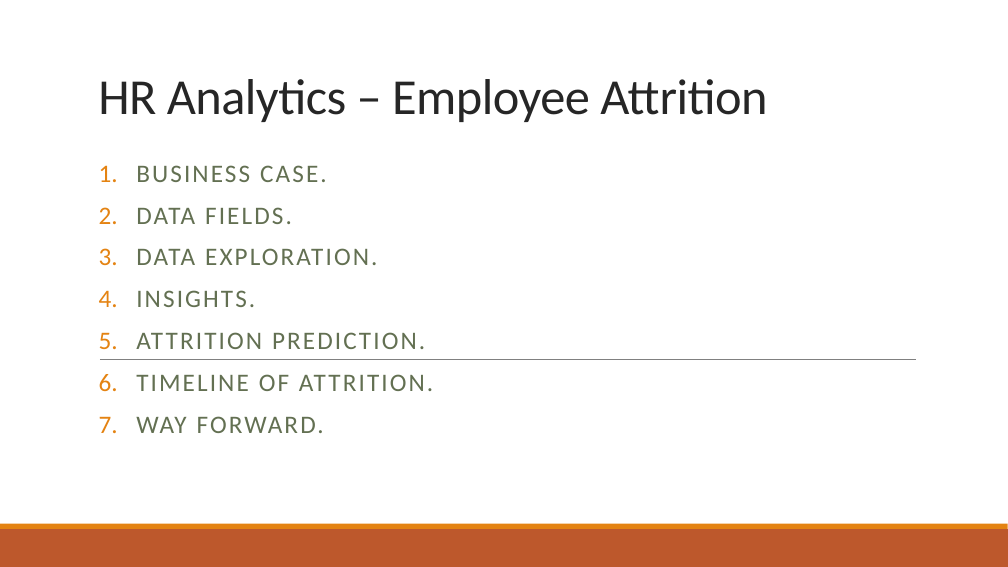
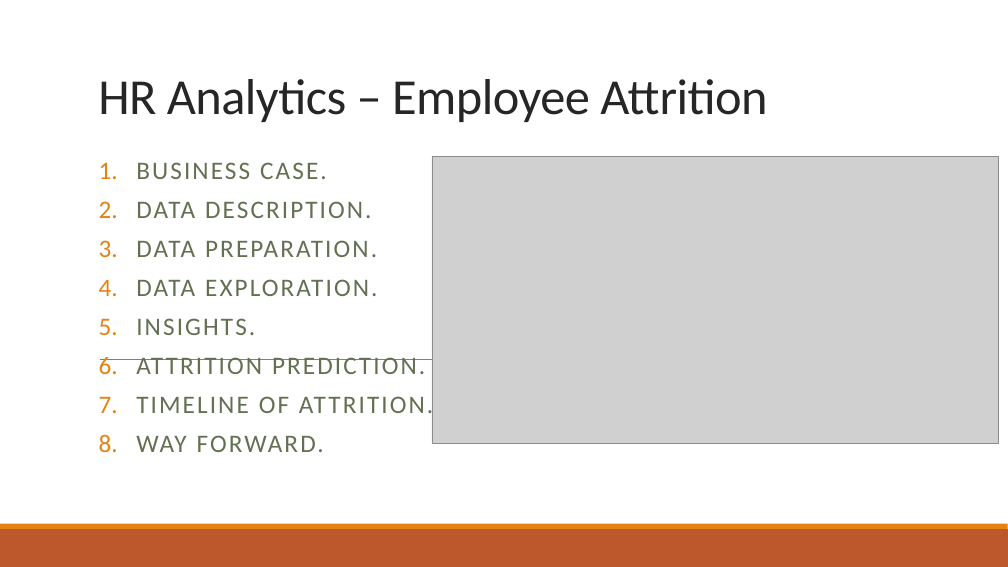
Before and after one commit to shuvayan/EloquentJavascript, a slide deck: slide 1 of HR Analytics – Employee Attrition.pptx. Drawn at 1008x567 pixels with LibreOffice and Linux fonts; fonts in the diff are those of the drawing; grey boxes stand for pictures. Boxes give left, top, right and bottom in pixels: in the first picture for what was removed or moved away, otherwise in the second. Text is boxed around its words. In the diff, an @@ line names an element or a change of style, - is before the commit and + after.

```diff
--- a/HR Analytics – Employee Attrition.pptx
+++ b/HR Analytics – Employee Attrition.pptx
@@ subtitle at [136, 162, 433, 452]: line spacing 0.9 to 0.8 @@
@@ picture added at [432, 157, 998, 443] @@
@@ subtitle at [136, 201, 377, 257]: text changed @@
-2. DATA FIELDS.
+2. DATA DESCRIPTION.
+3. DATA PREPARATION.
```
Also in this commit, not shown: 10 slides added.
